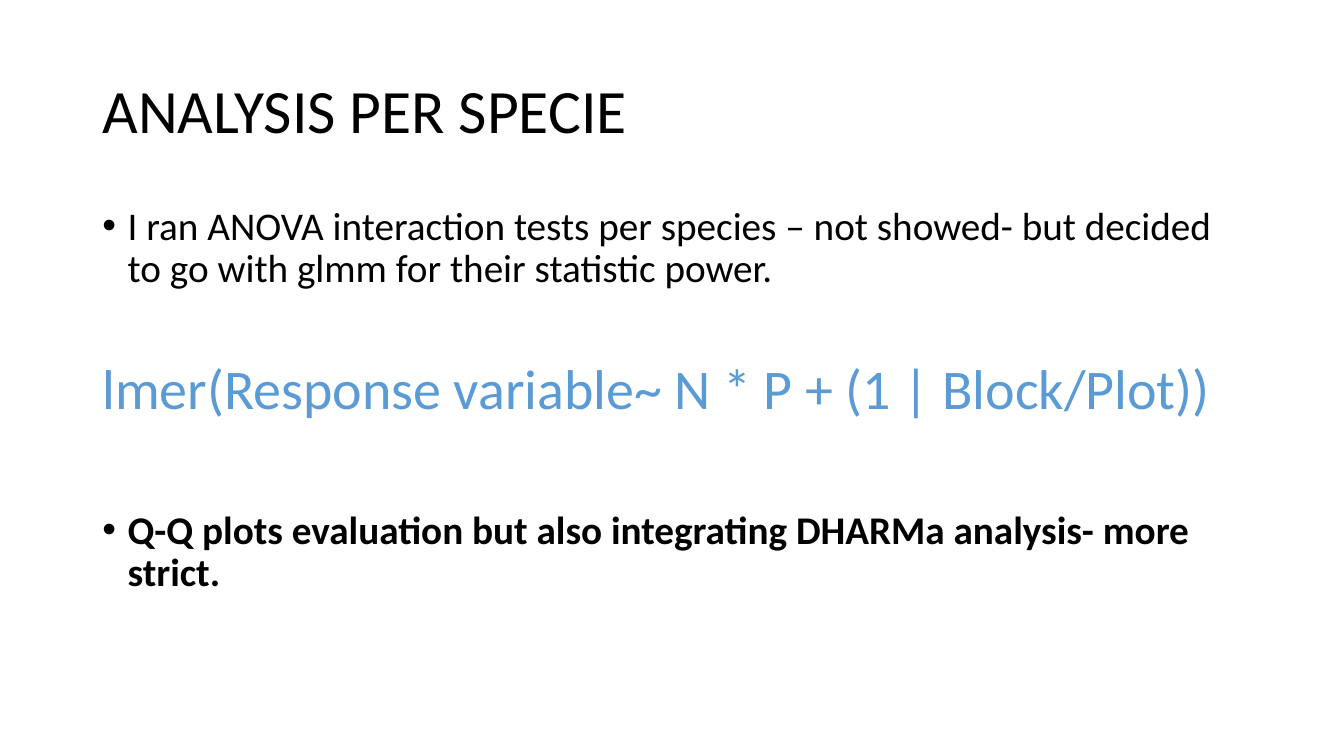
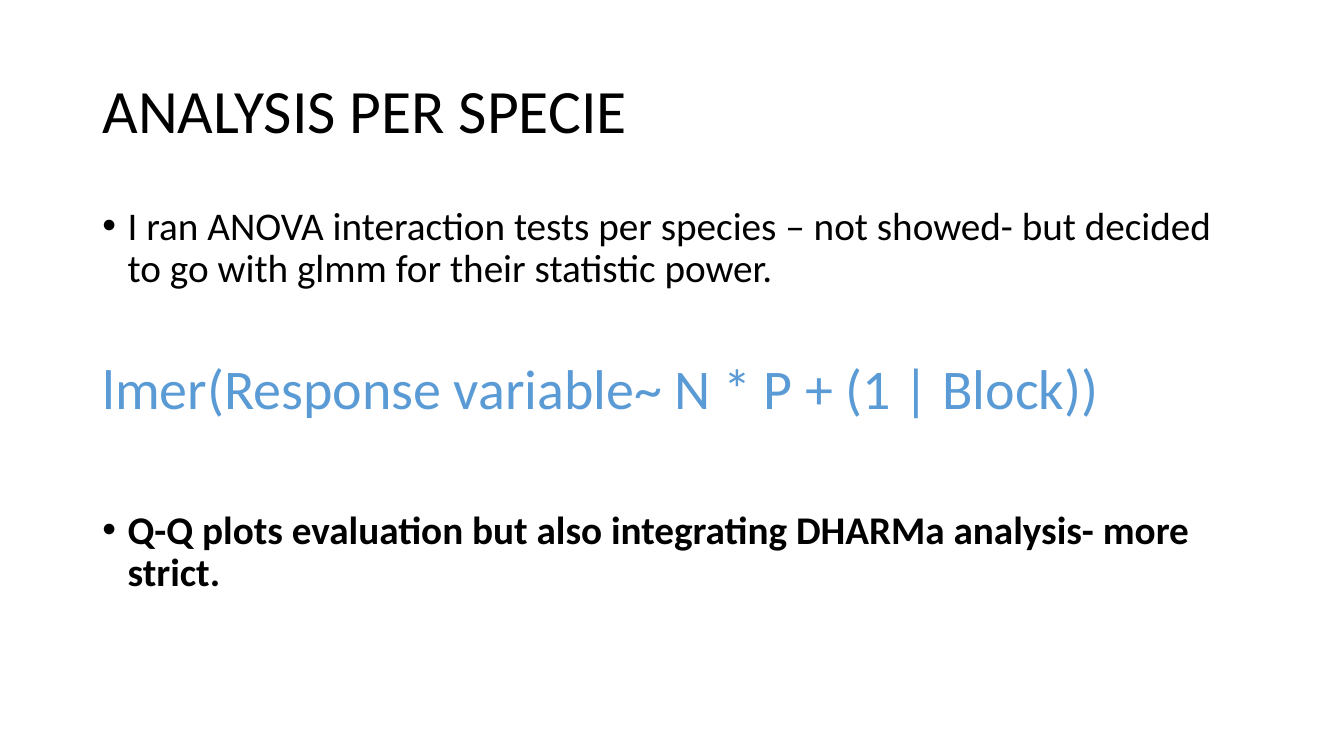
Before and after one commit to ajchavez94/NUMEX_preliminar, a slide deck: slide 10 of NUMEX_pre_RStudio/NUMEX results.pptx. Drawn at 1344x756 pixels with LibreOffice and Linux fonts; fonts in the diff are those of the drawing. Boxes give left, top, right and bottom in pixels: in the first picture for what was removed or moved away, otherwise in the second. Text is boxed around its words. In the diff, an @@ line names an element or a change of style, - is before the commit and + after.

```diff
--- a/NUMEX_pre_RStudio/NUMEX results.pptx
+++ b/NUMEX_pre_RStudio/NUMEX results.pptx
@@ text at [102,368,1098,418]: text changed @@
-lmer(Response variable~ N * P + (1 | Block/Plot))
+lmer(Response variable~ N * P + (1 | Block))
```
Also in this commit, not shown: 2 other slides changed, 2 slides added, 2 slides removed, 20 other files.
